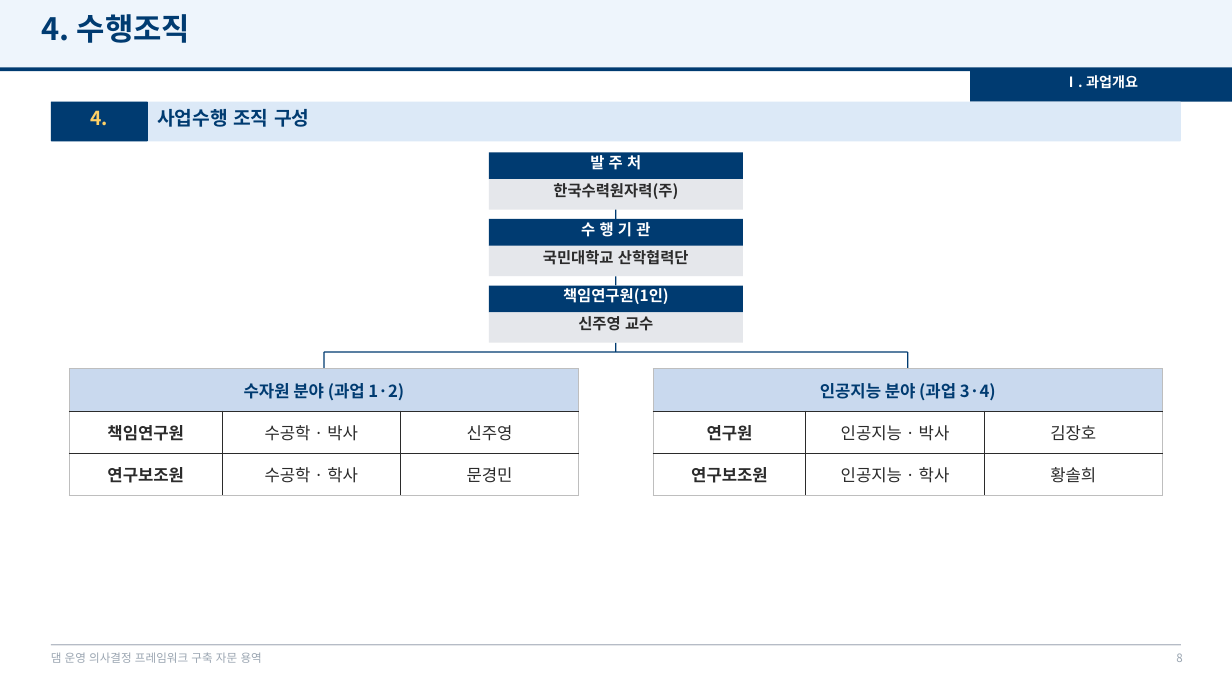
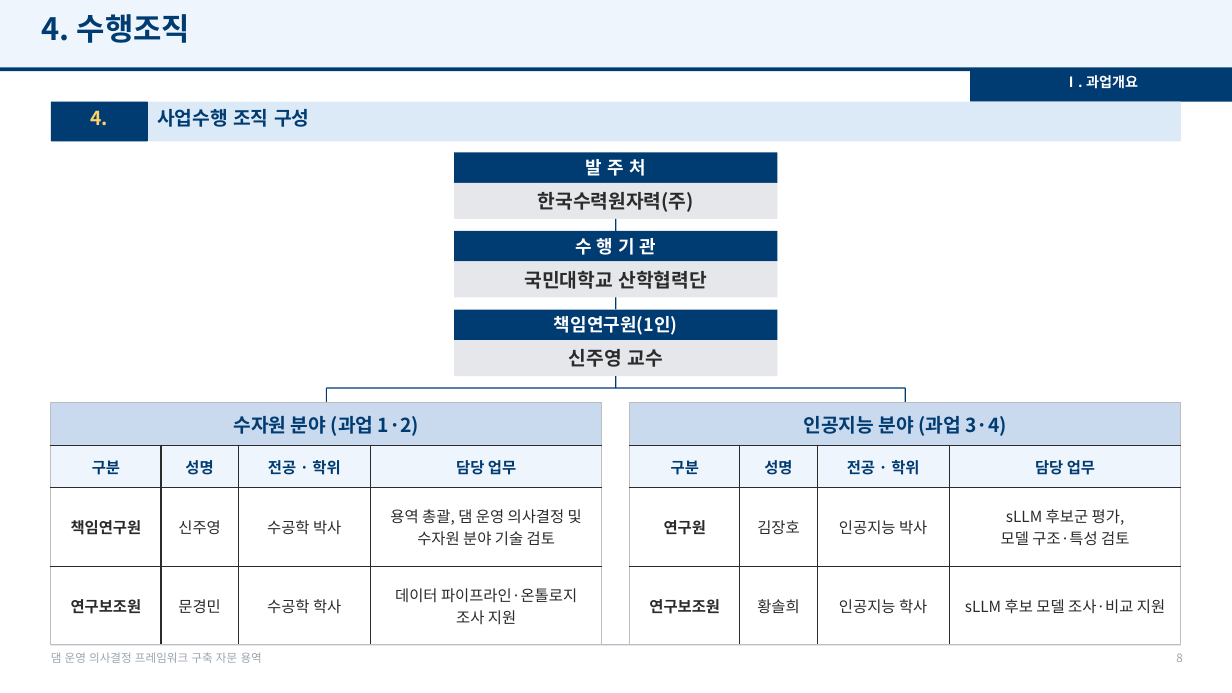
Before and after one commit to mkm1119/KGRAG-LLM, a slide deck: slide 8 of project_khnp/2026.12.09_최종보고회_발표자료_템플릿.pptx. Drawn at 1232x693 pixels with LibreOffice and Linux fonts; fonts in the diff are those of the drawing; background and template pictures are left out. Boxes give left, top, right and bottom in pixels: in the first picture for what was removed or moved away, otherwise in the second. Text is boxed around its words. In the diff, an @@ line names an element or a change of style, - is before the commit and + after.

```diff
--- a/project_khnp/2026.12.09_최종보고회_발표자료_템플릿.pptx
+++ b/project_khnp/2026.12.09_최종보고회_발표자료_템플릿.pptx
@@ rectangle: place and size @@
-rectangle at <box>489,152,743,179</box>
+rectangle at <box>455,152,778,183</box>
@@ text "한국수력원자력(주)": place and size @@
-text "한국수력원자력(주)" at <box>553,183,678,199</box>
+text "한국수력원자력(주)" at <box>538,192,694,212</box>
@@ rectangle: place and size @@
-rectangle at <box>489,179,743,210</box>
+rectangle at <box>455,183,778,219</box>
@@ text "수 행 기 관": place and size @@
-text "수 행 기 관" at <box>581,219,650,239</box>
+text "수 행 기 관" at <box>575,238,657,255</box>
@@ rectangle: place and size @@
-rectangle at <box>489,219,743,246</box>
+rectangle at <box>455,231,778,262</box>
@@ rectangle: place and size @@
-rectangle at <box>616,210,616,219</box>
+rectangle at <box>616,219,616,231</box>
@@ text "국민대학교 산학협력단": place and size @@
-text "국민대학교 산학협력단" at <box>543,250,689,265</box>
+text "국민대학교 산학협력단" at <box>525,270,706,289</box>
@@ rectangle: place and size @@
-rectangle at <box>489,246,743,276</box>
+rectangle at <box>455,262,778,298</box>
@@ rectangle: place and size @@
-rectangle at <box>616,276,616,286</box>
+rectangle at <box>616,298,616,310</box>
@@ size 12 to 14 pt; vertical alignment top to middle in 3 elements at <box>586,159,646,176</box>, <box>575,238,657,255</box>, <box>554,316,678,335</box> @@
@@ text "책임연구원(1인)": place and size @@
-text "책임연구원(1인)" at <box>563,288,669,304</box>
+text "책임연구원(1인)" at <box>554,316,678,335</box>
@@ rectangle: place and size @@
-rectangle at <box>489,286,743,312</box>
+rectangle at <box>455,310,778,340</box>
@@ size 12 to 15 pt; vertical alignment top to middle in 3 elements at <box>538,192,694,212</box>, <box>525,270,706,289</box>, <box>569,349,662,367</box> @@
@@ text "신주영 교수": place and size @@
-text "신주영 교수" at <box>578,316,653,331</box>
+text "신주영 교수" at <box>569,349,662,367</box>
@@ rectangle: place and size @@
-rectangle at <box>489,312,743,343</box>
+rectangle at <box>455,340,778,376</box>
@@ rectangle: place and size @@
-rectangle at <box>324,351,909,352</box>
+rectangle at <box>326,387,905,388</box>
@@ rectangle: place and size @@
-rectangle at <box>323,352,324,369</box>
+rectangle at <box>326,388,327,403</box>
@@ rectangle: place and size @@
-rectangle at <box>616,343,616,352</box>
+rectangle at <box>616,376,616,388</box>
@@ rectangle: place and size @@
-rectangle at <box>908,352,909,369</box>
+rectangle at <box>905,388,906,403</box>
@@ table at <box>51,403,603,645</box> @@
-수자원 분야 (과업 1·2) |  | 
-책임연구원 | 수공학 · 박사 | 신주영
-연구보조원 | 수공학 · 학사 | 문경민
+수자원 분야 (과업 1·2) |  |  | 
+구분 | 성명 | 전공 · 학위 | 담당 업무
+책임연구원 | 신주영 | 수공학 박사 | 용역 총괄, 댐 운영 의사결정 및 / 수자원 분야 기술 검토
+연구보조원 | 문경민 | 수공학 학사 | 데이터 파이프라인·온톨로지 / 조사 지원
@@ table: place and size @@
-table at <box>69,369,579,496</box>
+table at <box>51,403,603,645</box>
@@ table at <box>630,403,1182,645</box> @@
-인공지능 분야 (과업 3·4) |  | 
-연구원 | 인공지능 · 박사 | 김장호
-연구보조원 | 인공지능 · 학사 | 황솔희
+인공지능 분야 (과업 3·4) |  |  | 
+구분 | 성명 | 전공 · 학위 | 담당 업무
+연구원 | 김장호 | 인공지능 박사 | sLLM 후보군 평가, / 모델 구조·특성 검토
+연구보조원 | 황솔희 | 인공지능 학사 | sLLM 후보 모델 조사·비교 지원
@@ table: place and size @@
-table at <box>653,369,1163,496</box>
+table at <box>630,403,1182,645</box>
```
Also in this commit, not shown: 29 other slides changed, 8 slides added, 1 other file.
